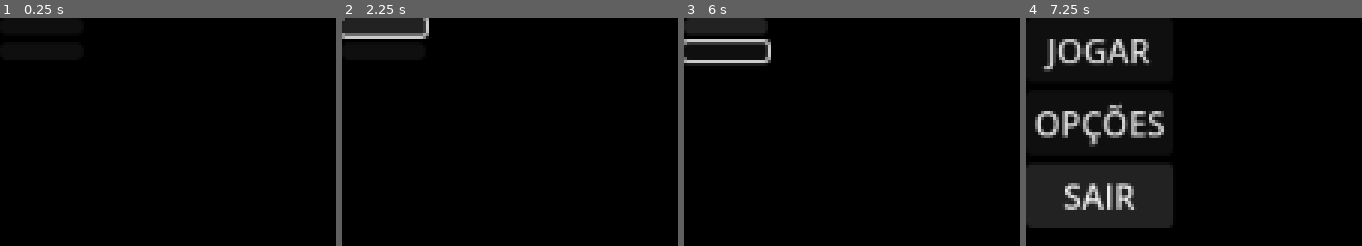
Above: before the commit, frames 1-4 (left to right).
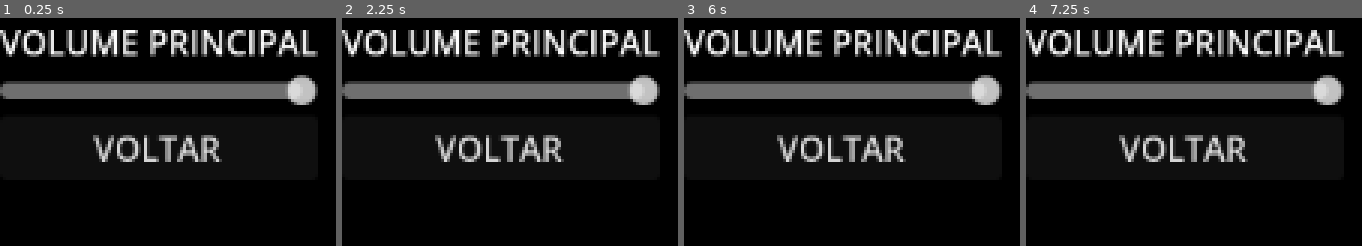
Above: after the commit, the same moments.

Repository: VeyJhow/DevJam-Atari-2600-Wolfenstein
Game: Godot game, scene res://scenes/menus/options_menu.tscn
Two runs of this game, one before a commit and one after it. Both use one fixed random seed, a clock stepped at 60 frames per second and the inputs below. This scene is started directly instead of the project's main scene.
Inputs (mouse positions are in pixels of both pictures, inside the frame that each line leads up to; where the layout moved, square brackets give the same spot in the first picture):
- Up to frame 1 (0.25 s): no input
- Up to frame 2 (2.25 s): click (499, 147) [382, 52] at 0.5 s; click "OPÇÕES" at 1.25 s; click (382, 27) at 2.02 s
- Up to frame 3 (6 s): tap Enter at 2.75, 4.25, 5.75 s; hold Up (ui_up) 2.78-4.28 s; tap Space at 3.5, 5 s; hold Left (ui_left) 4.28-5.78 s; hold Down (ui_down) from 5.78 s (still down)
- Up to frame 4 (7.25 s): tap Space at 6.5 s; release Down (ui_down) at 6.53 s; hold Right (ui_right) from 6.53 s (still down)

The runs differ from the first frame. In frame 1, 17% of the frame differs, in the area x 0-95%, y 5-64%; in frame 2, 19%; in frame 3, 19%; in frame 4, 30%, in the area x 0-95%, y 5-93%.

Commit message:
ADD Slider de volume

Diff:
--- /dev/null
+++ b/audio/volume_control.gd
@@ -0,0 +1,20 @@
+extends HSlider
+
+@export
+var bus_name : String
+
+var bus_index : int
+
+func _ready() -> void:
+	bus_index = AudioServer.get_bus_index(bus_name)
+	value_changed.connect(_on_value_changed)
+
+	value = db_to_linear(
+		AudioServer.get_bus_volume_db(bus_index)
+	)
+
+func _on_value_changed(value : float) -> void :
+	AudioServer.set_bus_volume_db(
+		bus_index,
+		linear_to_db(value)
+	)
--- /dev/null
+++ b/audio/volume_control.tscn
@@ -0,0 +1,10 @@
+[gd_scene load_steps=2 format=3 uid="uid://d032sbti5oen"]
+
+[ext_resource type="Script" path="res://audio/volume_control.gd" id="1_ujir5"]
+
+[node name="volume_control" type="HSlider"]
+offset_right = 8.0
+offset_bottom = 16.0
+max_value = 1.0
+step = 0.001
+script = ExtResource("1_ujir5")
--- a/scenes/menus/options_menu.tscn
+++ b/scenes/menus/options_menu.tscn
@@ -1,6 +1,7 @@
-[gd_scene load_steps=2 format=3 uid="uid://cyjj6jrvfrb5q"]
+[gd_scene load_steps=3 format=3 uid="uid://cyjj6jrvfrb5q"]
 
 [ext_resource type="Script" path="res://scripts/menu_scripts/options_menu.gd" id="1_5g6ox"]
+[ext_resource type="PackedScene" uid="uid://d032sbti5oen" path="res://audio/volume_control.tscn" id="2_elwou"]
 
 [node name="Menu" type="Control"]
 layout_mode = 3
@@ -19,10 +20,16 @@
 [node name="VBoxContainer" type="VBoxContainer" parent="MarginContainer"]
 layout_mode = 2
 
-[node name="Volume" type="Button" parent="MarginContainer/VBoxContainer"]
+[node name="master_label" type="Label" parent="MarginContainer/VBoxContainer"]
 layout_mode = 2
+text = "VOLUME PRINCIPAL"
+
+[node name="master" parent="MarginContainer/VBoxContainer" instance=ExtResource("2_elwou")]
+layout_mode = 2
+bus_name = "Master"
 
 [node name="Voltar" type="Button" parent="MarginContainer/VBoxContainer"]
 layout_mode = 2
+text = "VOLTAR"
 
 [connection signal="pressed" from="MarginContainer/VBoxContainer/Voltar" to="." method="_on_voltar_pressed"]
--- a/volume_control.gd
+++ /dev/null
@@ -1,11 +0,0 @@
-extends HSlider
-
-
-# Called when the node enters the scene tree for the first time.
-func _ready():
-	pass # Replace with function body.
-
-
-# Called every frame. 'delta' is the elapsed time since the previous frame.
-func _process(delta):
-	pass
